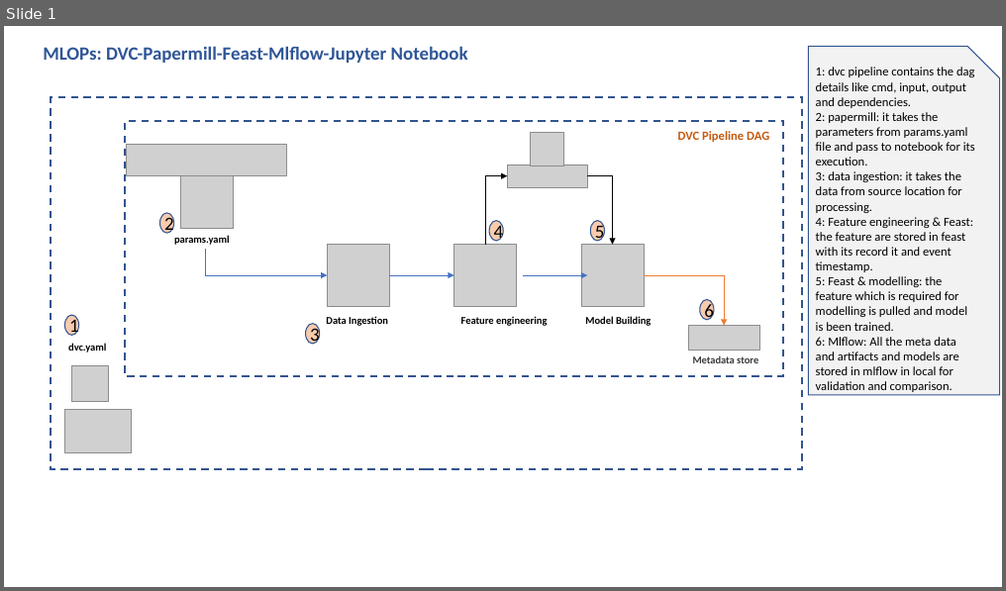
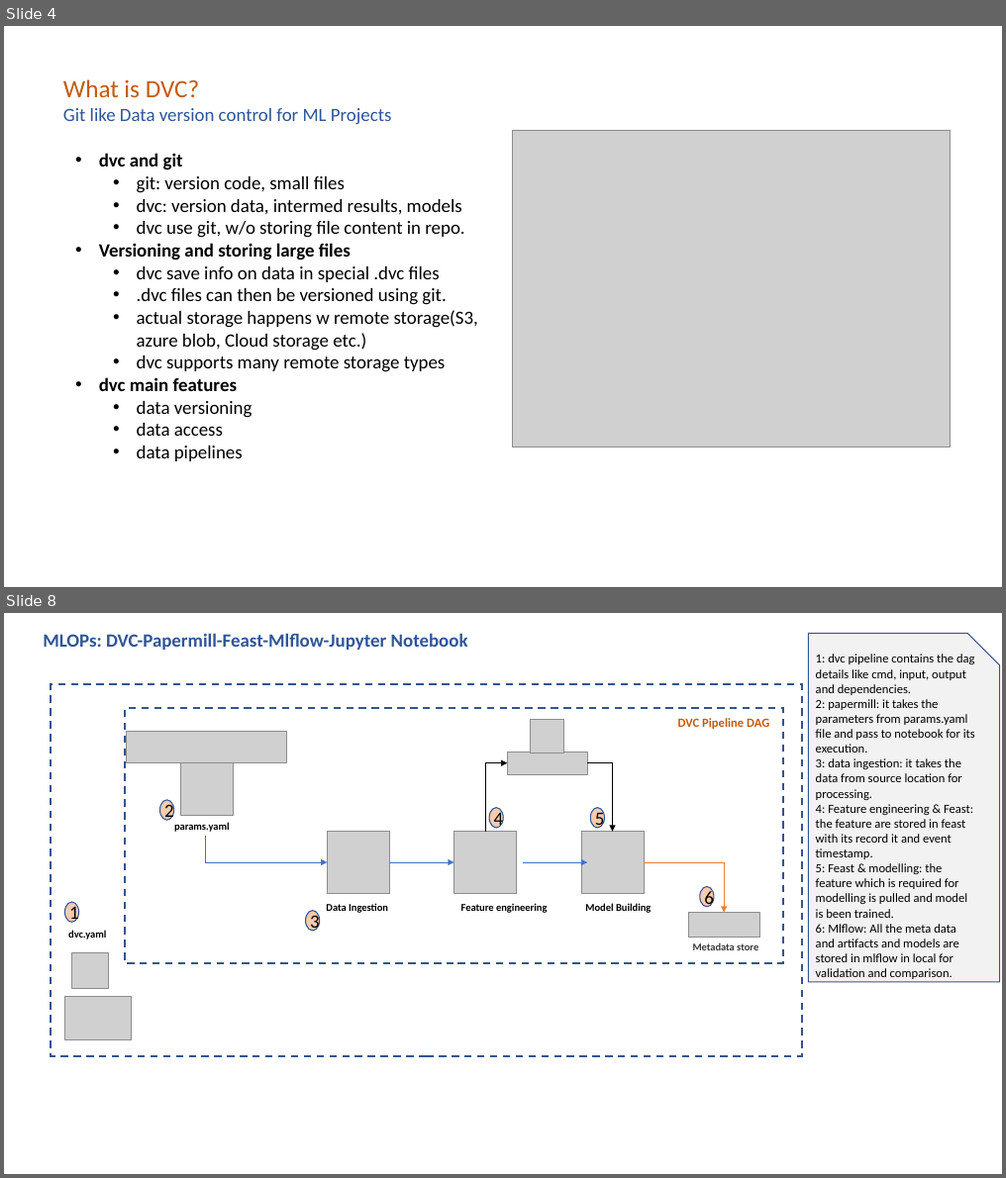
Before and after one commit to KarryHarsh/MLOPS-PoC, a slide deck: Architecture.pptx. Shown one above the other, each under a label of ours: slide 1 before the commit, slides 4 and 8 after it; the slides between them are not shown. The pictures are 1006x591 and 1006x1178 pixels, drawn with LibreOffice and Linux fonts; fonts in the diff are those of the drawing; grey boxes stand for pictures. Boxes give left, top, right and bottom in pixels: in the first picture for what was removed or moved away, otherwise in the second. Text is boxed around its words. In the diff, an @@ line names an element or a change of style, - is before the commit and + after.

```diff
--- a/Architecture.pptx
+++ b/Architecture.pptx
@@ slide 4 added at (4,26,1002,587), background #FFFFFF @@
@@ text added at (63,79,392,124), 18 pt, text #2F5597 @@
+What is DVC?
+Git like Data version control for ML Projects
@@ picture added at (513,130,950,448) @@
@@ text added at (99,153,478,462), 18 pt, text #000000 @@
+• dvc and git
+  • git: version code, small files
+  • dvc: version data, intermed results, models
+  • dvc use git, w/o storing file content in repo.
+• Versioning and storing large files
+  • dvc save info on data in special .dvc files
+  • .dvc files can then be versioned using git.
+  • actual storage happens w remote storage(S3, azure blob, Cloud storage etc.)
+  • dvc supports many remote storage types
+• dvc main features
+  • data versioning
+  • data access
+  • data pipelines
@@ what was slide 1 is now slide 8 @@
```
Also in this commit, not shown: 6 other slides added, 3 other files.
